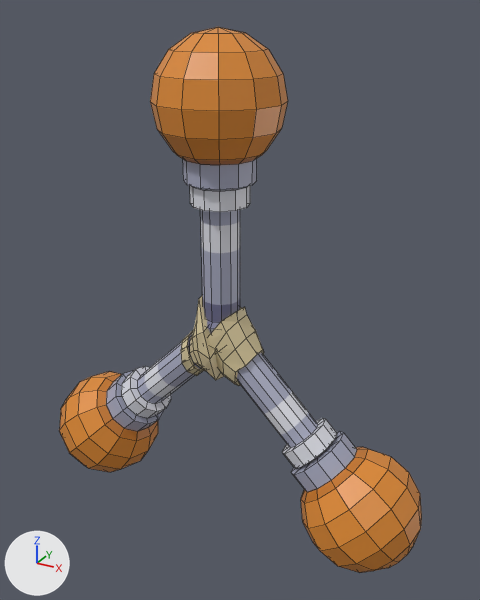
An edit to the Blender file ModelsNStuff/Pickups/supersticky/stickybomb.blend, drawn before and after from the same camera.
The view is the same before and after, from a camera (50 mm lens) standing at (16.5, -28.0, 16.1) and looking at (0.8, 0.5, 1.9). The lights are fixed; the arrows at lower left show +X, +Y and +Z. Mesh edges are drawn as thin lines.
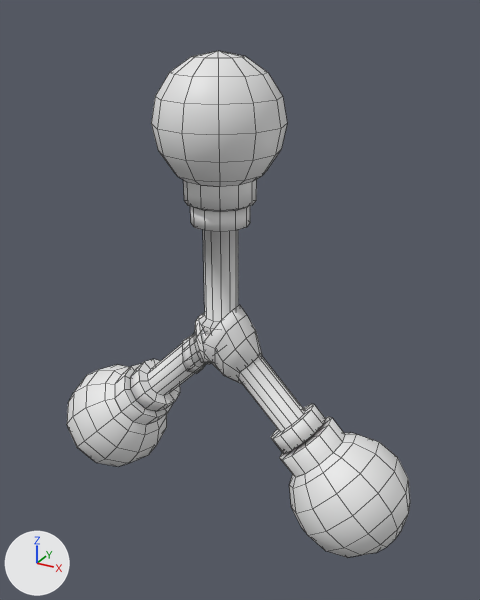
What differs and where, as boxes [x1, y1, x2, y2] in the pictures (480 x 600 px; the box of a moved part takes in the faces that stretch with it):
'Cylinder.005', reshaped, turned
    before: [59, 27, 422, 573]
    after: [67, 51, 410, 558]
part 1 of me_cylinder_005, moved or reshaped
    before: [150, 27, 288, 165]
    after: [151, 51, 287, 187]
part 2 of me_cylinder_005, moved or reshaped
    before: [301, 447, 422, 573]
    after: [289, 433, 410, 558]
part 3 of me_cylinder_005, moved or reshaped
    before: [59, 371, 158, 472]
    after: [67, 364, 167, 467]
part 4 of me_cylinder_005, rebuilt
    before: [208, 307, 264, 386]
    after: [194, 312, 213, 364]
part 5 of me_cylinder_005, added
    after: [182, 335, 204, 374]
part 6 of me_cylinder_005, moved or reshaped
    before: [106, 159, 357, 492]
    after: [115, 179, 345, 477]
part 7 of me_cylinder_005, recoloured
    before: [208, 328, 214, 334]
    after: [201, 325, 214, 336]

What the commit changed:
me_cylinder_005 is used by ob_cylinder_005; location (0.0, 0.0, 0.0).
me_cylinder_005 had 715 vertices, 673 faces and spanned x -11.8..11.8, y -3.2..3.2, z -11.8..15.3.
me_cylinder_005 now has 705 vertices, 663 faces and spans x -11.1..11.1, y -3.2..3.2, z -11.1..14.3.
me_cylinder_005 part 1: the loose piece of 85 vertices spanning x -3.2..3.2, y -3.2..3.2, z 9.5..15.3 is turned 180 degrees about the z axis through its middle, then moved by (0.0, 0.0, -1.0).
me_cylinder_005 part 2: the loose piece of 85 vertices spanning x 5.3..11.8, y -3.2..3.2, z -11.8..-5.3 is turned 180 degrees about the z axis through its middle, then moved by (-16.4, 0.0, 0.7).
me_cylinder_005 part 3: the loose piece of 85 vertices spanning x -11.8..-5.3, y -3.2..3.2, z -11.8..-5.3 is turned 180 degrees about the z axis through its middle, then moved by (16.4, 0.0, 0.7).
me_cylinder_005 part 4: the loose piece of 40 vertices spanning x -0.4..2.3, y -1.5..1.4, z -3.1..1.6 is rebuilt with 30 vertices and now spans x -0.3..1.5, y -1.3..1.5, z -2.2..0.9.
me_cylinder_005 part 5: a new loose piece of 20 vertices spanning x 1.1..2.4, y -1.0..1.0, z -3.0..-0.6.
me_cylinder_005 part 6: 309 vertices removed from x -8.0..8.0, y -1.8..1.8, z -8.0..9.5; 289 vertices added at x -7.3..7.3, y -1.8..1.8, z -7.3..8.5.
me_cylinder_005 part 7: 29 faces spanning x -1.4..1.4, y -1.2..1.2, z -1.4..0.7 switch from mat_material_001 (picture img_32x32_png_004) to no material.
Object 'Cylinder.005' (ob_cylinder_005) turns from (0, 0, 0) to (0, 0, -180) degrees about x, y and z.
